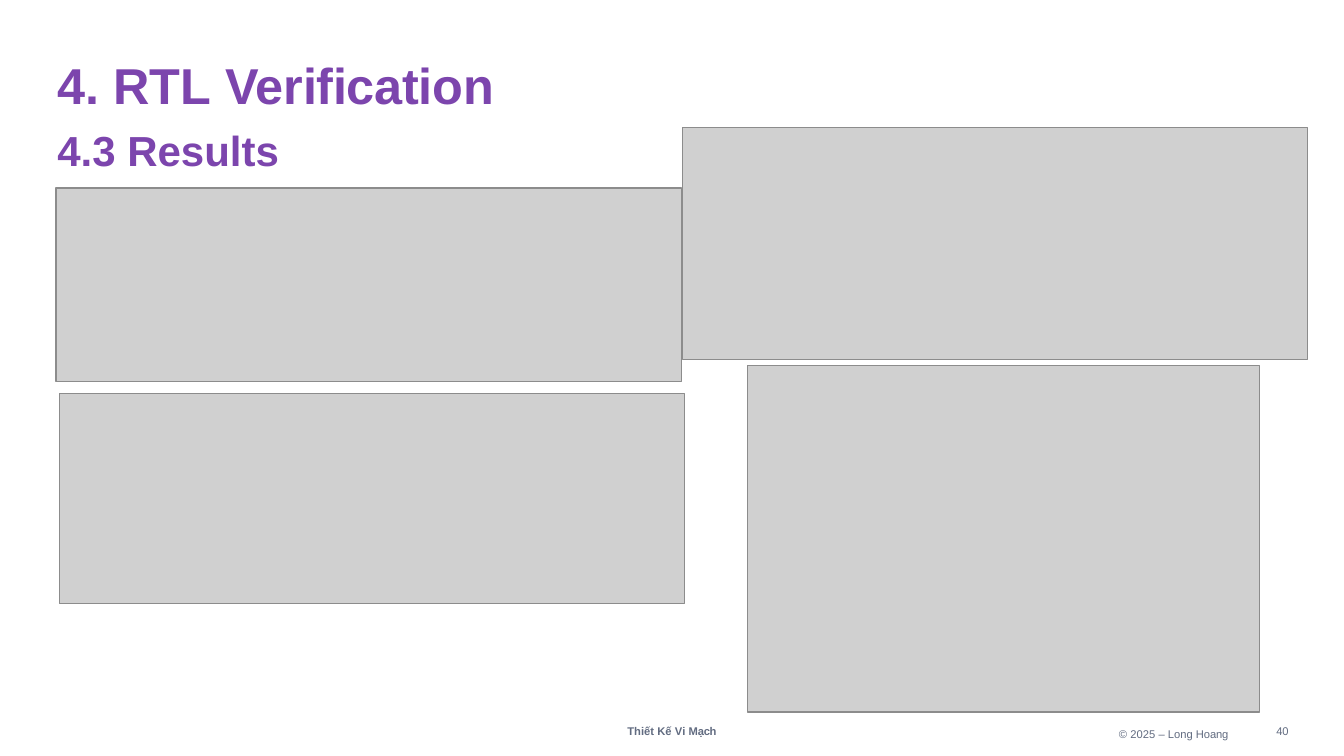
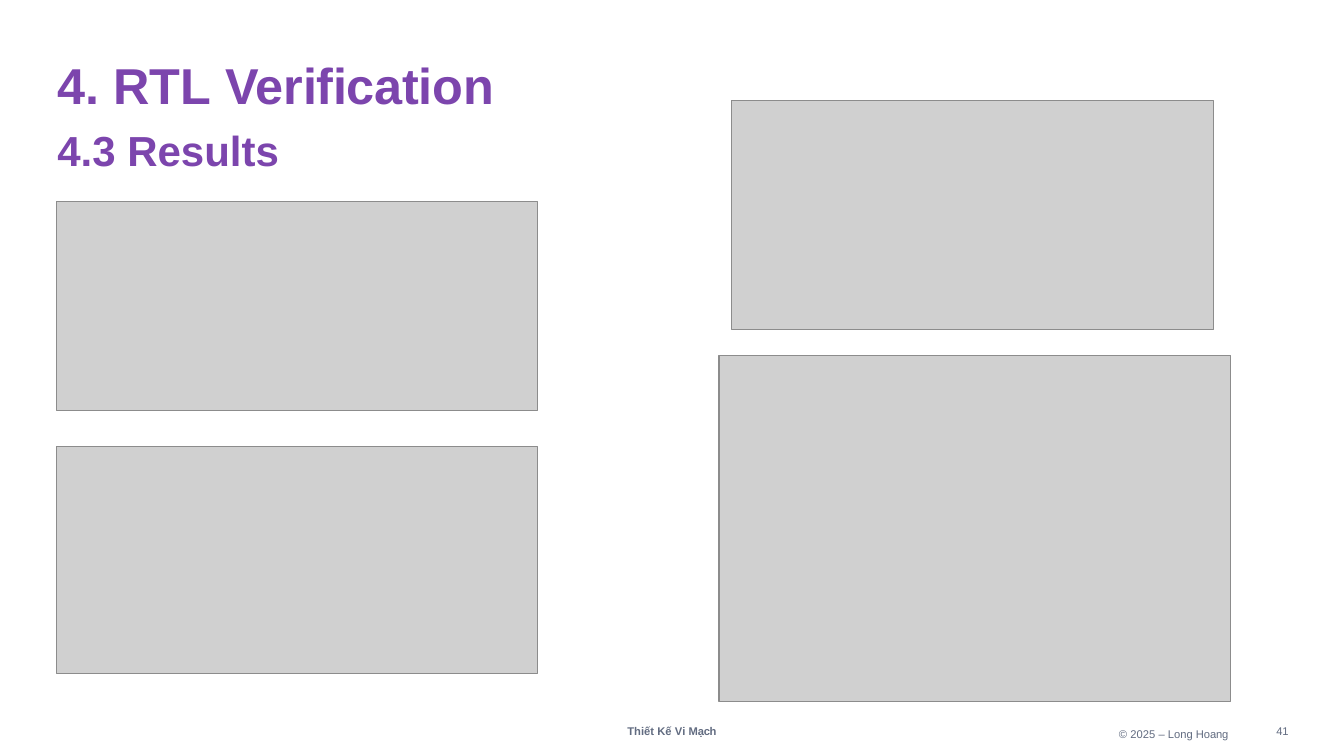
Before and after one commit to 106210049/AMBA-APB, a slide deck: slide 41 of Design Specifications/AMBA_ABP.pptx (slide 40 before the commit). Drawn at 1344x756 pixels with LibreOffice and Linux fonts; fonts in the diff are those of the drawing; grey boxes stand for pictures. Boxes give left, top, right and bottom in pixels: in the first picture for what was removed or moved away, otherwise in the second. Text is boxed around its words. In the diff, an @@ line names an element or a change of style, - is before the commit and + after.

```diff
--- a/Design Specifications/AMBA_ABP.pptx
+++ b/Design Specifications/AMBA_ABP.pptx
@@ picture resized from (x1=683, y1=128, x2=1308, y2=360) to (x1=732, y1=101, x2=1214, y2=330) @@
@@ picture resized from (x1=56, y1=189, x2=682, y2=382) to (x1=56, y1=202, x2=538, y2=410) @@
@@ picture moved from (x1=748, y1=366, x2=1260, y2=713) to (x1=719, y1=355, x2=1231, y2=702) @@
@@ picture removed at (x1=59, y1=394, x2=685, y2=604) @@
@@ picture added at (x1=56, y1=447, x2=538, y2=674) @@
@@ page number at (x1=1276, y1=727, x2=1288, y2=735): text changed @@
-40
+41
```
Also in this commit, not shown: 1 other slide changed, 1 slide added, 2 other files.
